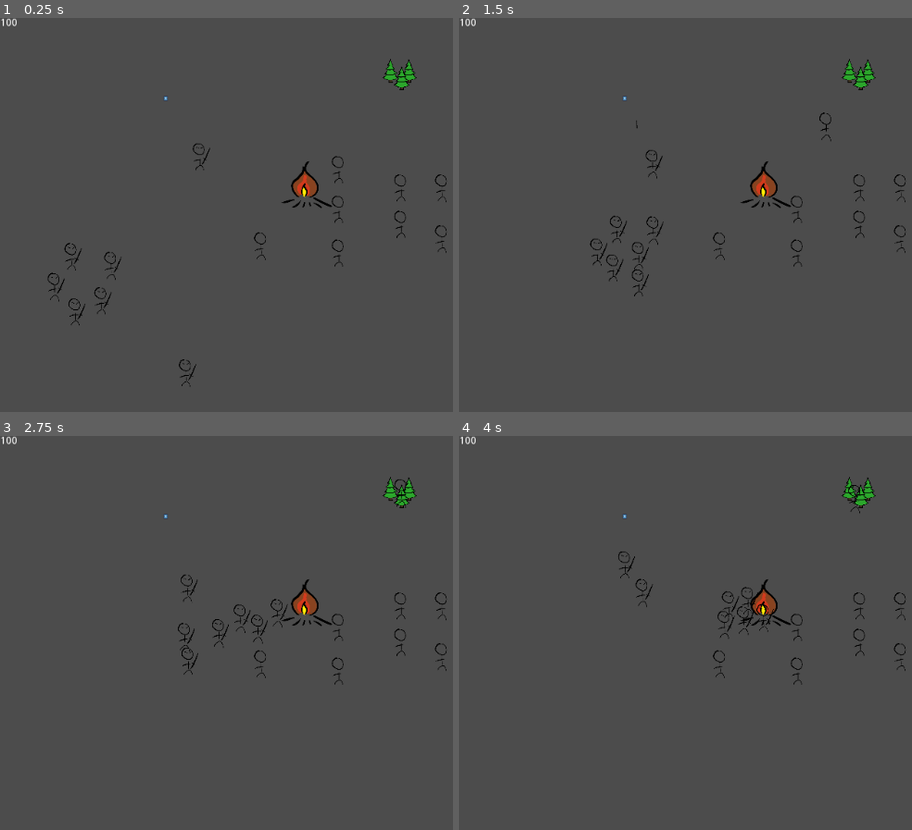
Above: before the commit, frames 1-4 (two rows, left to right).
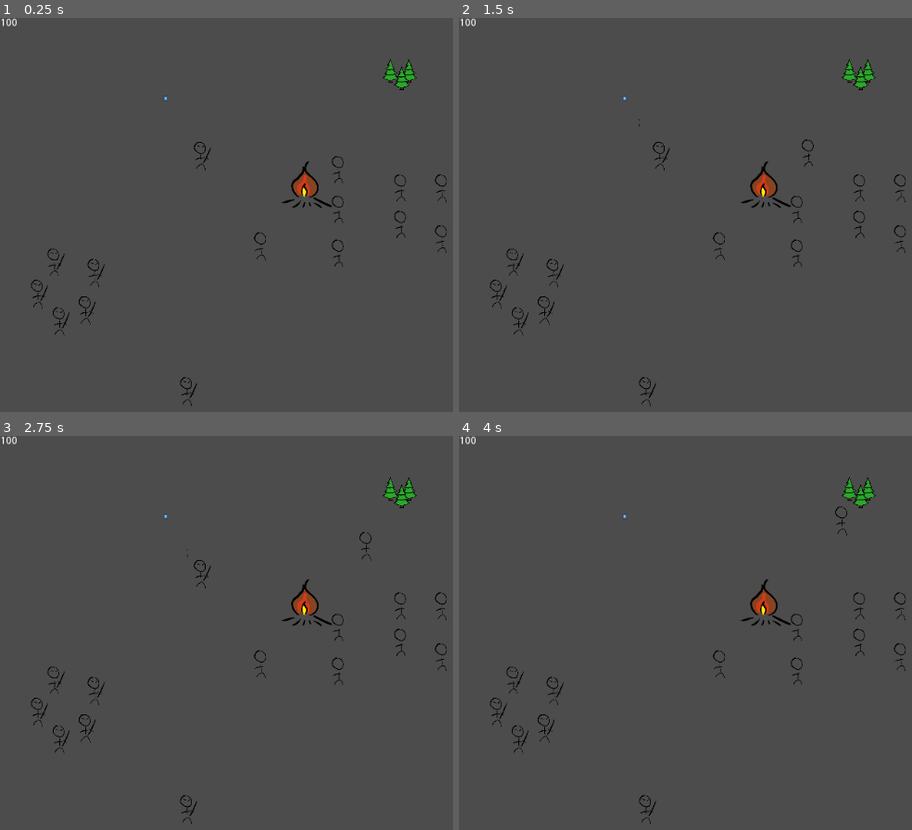
Above: after the commit, the same moments.

Repository: fedzel/pimi-tdogotit
Game: Godot game, scene res://Scenes/World.tscn
Same seed, same stepped clock (60 frames per second), same inputs: the game is played once before the commit and once after it. The engine's default icon, where the game draws it, is replaced by a stand-in: a white triangle on a blue panel in a dark square.
Inputs (mouse positions are in pixels of both pictures, inside the frame that each line leads up to):
- Up to frame 1 (0.25 s): no input
- Up to frame 2 (1.5 s): move the mouse to (857, 81) at 0.52 s; click (857, 81) at 0.67 s; move the mouse to (680, 254) at 1.27 s; click (680, 254) at 1.42 s
- Up to frame 3 (2.75 s): move the mouse to (443, 558) at 2.02 s; click (443, 558) at 2.17 s
- Up to frame 4 (4 s): move the mouse to (794, 739) at 2.77 s; click (794, 739) at 2.92 s; move the mouse to (outside the picture) at 3.52 s; click (outside the picture) at 3.67 s

The runs differ from the first frame. In frame 1, 0.7% of the frame differs, in the area x 6-47%, y 31-99%; in frame 2, 0.8%; in frame 3, 0.8%, in the area x 6-90%, y 11-99%; in frame 4, 0.7%.

Commit message:
New

Diff:
--- a/Scenes/Enemy.tscn
+++ b/Scenes/Enemy.tscn
@@ -7,7 +7,7 @@
 [sub_resource type="RectangleShape2D" id=2]
 extents = Vector2( 8.74095, 16.6911 )
 
-[node name="Enemy" instance=ExtResource( 1 )]
+[node name="Enemy" index="0" instance=ExtResource( 1 )]
 collision_mask = 3
 script = ExtResource( 2 )
 
--- a/Scenes/World.tscn
+++ b/Scenes/World.tscn
@@ -6,9 +6,15 @@
 [ext_resource path="res://Scenes/Bonfire.tscn" type="PackedScene" id=4]
 [ext_resource path="res://Scenes/Tower.tscn" type="PackedScene" id=5]
 [ext_resource path="res://Scenes/Tree.tscn" type="PackedScene" id=6]
-[ext_resource path="res://Scenes/Villager.tscn" type="PackedScene" id=7]
-[ext_resource path="res://Scenes/ExtinguisherEnemy.tscn" type="PackedScene" id=8]
-[ext_resource path="res://Scenes/SaboteurEnemy.tscn" type="PackedScene" id=9]
+[ext_resource path="res://Scripts/NavigationController.gd" type="Script" id=7]
+[ext_resource path="res://Scenes/Villager.tscn" type="PackedScene" id=8]
+[ext_resource path="res://Scenes/ExtinguisherEnemy.tscn" type="PackedScene" id=9]
+[ext_resource path="res://Scenes/SaboteurEnemy.tscn" type="PackedScene" id=10]
+
+[sub_resource type="NavigationPolygon" id=1]
+vertices = PoolVector2Array( -179.35, -179.785, 1091.62, -177.22, 1099.31, 669.236, -181.915, 670.519 )
+polygons = [ PoolIntArray( 0, 1, 2, 3 ) ]
+outlines = [ PoolVector2Array( -179.35, -179.785, 1091.62, -177.22, 1099.31, 669.236, -181.915, 670.519 ) ]
 
 [node name="Node2D" type="Node2D"]
 script = ExtResource( 1 )
@@ -29,44 +35,50 @@
 [node name="Woods" parent="." instance=ExtResource( 6 )]
 position = Vector2( 553.245, 83.0368 )
 
-[node name="Villager2" parent="." instance=ExtResource( 7 )]
+[node name="Navigation2D" type="Navigation2D" parent="."]
+script = ExtResource( 7 )
+
+[node name="Villager2" parent="Navigation2D" instance=ExtResource( 8 )]
 position = Vector2( 467.207, 214.095 )
 
-[node name="Villager" parent="." instance=ExtResource( 7 )]
+[node name="Villager" parent="Navigation2D" instance=ExtResource( 8 )]
 position = Vector2( 467.207, 269.119 )
 
-[node name="Villager3" parent="." instance=ExtResource( 7 )]
+[node name="Villager3" parent="Navigation2D" instance=ExtResource( 8 )]
 position = Vector2( 553.245, 239.695 )
 
-[node name="Villager4" parent="." instance=ExtResource( 7 )]
+[node name="Villager4" parent="Navigation2D" instance=ExtResource( 8 )]
 position = Vector2( 610, 239.695 )
 
-[node name="Villager5" parent="." instance=ExtResource( 7 )]
+[node name="Villager5" parent="Navigation2D" instance=ExtResource( 8 )]
 position = Vector2( 553.245, 290 )
 
-[node name="Villager6" parent="." instance=ExtResource( 7 )]
+[node name="Villager6" parent="Navigation2D" instance=ExtResource( 8 )]
 position = Vector2( 610, 310 )
 
-[node name="Villager7" parent="." instance=ExtResource( 7 )]
+[node name="Villager7" parent="Navigation2D" instance=ExtResource( 8 )]
 position = Vector2( 467.207, 330 )
 
-[node name="Villager8" parent="." instance=ExtResource( 7 )]
+[node name="Villager8" parent="Navigation2D" instance=ExtResource( 8 )]
 position = Vector2( 360, 320 )
 
-[node name="Extinguisher" parent="." instance=ExtResource( 8 )]
+[node name="Extinguisher" parent="Navigation2D" instance=ExtResource( 9 )]
 position = Vector2( 51.5573, 385.648 )
 
-[node name="Extinguisher2" parent="." instance=ExtResource( 8 )]
+[node name="Extinguisher2" parent="Navigation2D" instance=ExtResource( 9 )]
 position = Vector2( 81.4605, 423.801 )
 
-[node name="Extinguisher3" parent="." instance=ExtResource( 8 )]
+[node name="Extinguisher3" parent="Navigation2D" instance=ExtResource( 9 )]
 position = Vector2( 129.924, 356.776 )
 
-[node name="Extinguisher4" parent="." instance=ExtResource( 8 )]
+[node name="Extinguisher4" parent="Navigation2D" instance=ExtResource( 9 )]
 position = Vector2( 117.551, 408.334 )
 
-[node name="Extinguisher5" parent="." instance=ExtResource( 8 )]
+[node name="Extinguisher5" parent="Navigation2D" instance=ExtResource( 9 )]
 position = Vector2( 74.2425, 342.34 )
 
-[node name="Saboteur" parent="." instance=ExtResource( 9 )]
+[node name="Saboteur" parent="Navigation2D" instance=ExtResource( 10 )]
 position = Vector2( 257.786, 520.729 )
+
+[node name="NavigationPolygonInstance" type="NavigationPolygonInstance" parent="Navigation2D"]
+navpoly = SubResource( 1 )
--- a/Scripts/ExtinguisherEnemy.gd
+++ b/Scripts/ExtinguisherEnemy.gd
@@ -4,8 +4,8 @@
 var _maxHitTimer = 2
 
 func _ready():
-	self._speed = 100
-	self.target = BuildingList.bonfire.position
+	self._speed = 50
+	self.setTarget(BuildingList.bonfire.position)
 	_hitTimer = _maxHitTimer
 	pass
 
--- a/Scripts/Mob.gd
+++ b/Scripts/Mob.gd
@@ -1,47 +1,51 @@
 extends KinematicBody2D
 class_name Mob
 
-var target = Vector2(0,500)
 var _speed = 10
 
-func _physics_process(delta):
-	var pos = target - position
-	pos = pos.normalized()
-	move_and_slide(pos * _speed)
+var path := PoolVector2Array() setget set_path
+
+#func _physics_process(delta):
+#	var pos = target - position
+#	pos = pos.normalized()
+#	move_and_slide(pos * _speed)
 
 
-#var speed := 2.0
-#var path := PoolVector2Array() setget set_path
-#
-#func ready() -> void:
-#	set_process(false)
-#
-#func _process(delta : float) -> void:
-#	var move_distance := speed * delta
-#	move_along_path(move_distance)
-#	pass
-#
-#func move_along_path(distance : float) -> void:
-#	var start_point := position
-#	for i in range(path.size()):
-#		var distance_to_next  := start_point.distance_to(path[0])
-#		if distance <= distance_to_next and distance >= 0.0 and distance_to_next != 0.0:
-#			position = start_point.linear_interpolate(path[0], distance / distance_to_next)
-#			break
-#		elif distance < 0.0:
-#			position = path[0]
-#			set_process(false)
-#			break
-#		distance -= distance_to_next
-#		start_point = path[0]
-#		path.remove(0)
-#	pass
-#
-#func set_path(value : PoolVector2Array) -> void:
-#	if value.size() == 0:
-#		return
-#
-#	path = value
-#	set_process(true)
-#	pass
-#
+func ready() -> void:
+	set_process(false)
+
+func _process(delta : float) -> void:
+	var move_distance = _speed * delta
+	move_along_path(move_distance)
+
+func setTarget(target: Vector2):
+	path = get_parent().getPath(position, target)
+
+
+func move_along_path(distance : float) -> void:
+	var start_point := position
+	for i in range(path.size()):
+		var distance_to_next  := start_point.distance_to(path[0])
+		if distance <= distance_to_next and distance >= 0.0 and distance_to_next != 0.0:
+			moveTo(start_point.linear_interpolate(path[0], distance / distance_to_next))
+			break
+		elif distance < 0.0:
+			moveTo(path[0])
+			set_process(false)
+			break
+		distance -= distance_to_next
+		start_point = path[0]
+		path.remove(0)
+	pass
+
+func moveTo(pos: Vector2):
+	var moveVector = pos - position
+	move_and_slide(moveVector * _speed)
+
+func set_path(value : PoolVector2Array) -> void:
+	if value.size() == 0:
+		return
+
+	path = value
+	set_process(true)
+	pass
--- /dev/null
+++ b/Scripts/NavigationController.gd
@@ -0,0 +1,31 @@
+extends Navigation2D
+
+
+onready var NavPolyInstance = get_node("NavigationPolygonInstance")
+#onready var Cutout = get_node("Navigation2D/Cutout")
+
+
+func _ready():
+	modifyNavPoly()
+
+
+func getPath(from: Vector2, to: Vector2):
+	return self.get_simple_path(from, to)
+
+func adjustPolygonPosition(inTransform, inPolygon):
+	var outPolygon = PoolVector2Array()
+	var finalTransform = NavPolyInstance.transform.inverse() * inTransform
+
+	for vertex in inPolygon:
+		outPolygon.append(finalTransform.xform(vertex))
+
+	return outPolygon
+
+func modifyNavPoly():
+	pass
+#	THIS IS NEEDED FOR REMOVING WALKABLE AREAS WHEN IT IS IMPLEMENTED
+#	NavPolyInstance.navpoly.add_outline(adjustPolygonPosition(Cutout.transform, Cutout.polygon))
+#	NavPolyInstance.navpoly.make_polygons_from_outlines()
+#	var navPolyInstance = get_node("Navigation2D/NavigationPolygonInstance")
+#	navPolyInstance.enabled = false
+#	navPolyInstance.enabled = true
--- a/Scripts/SaboteurEnemy.gd
+++ b/Scripts/SaboteurEnemy.gd
@@ -1,18 +1,22 @@
 extends "res://Scripts/Enemy.gd"
+class_name SaboteurEnemy
 
 var _hitTimer: float
 var _maxHitTimer = 2
 
+var _target: Vector2
+
 func _ready():
-	self._speed = 100
+	self._speed = 50
 	if (BuildingList.towers.size() > 0):
-		self.target = BuildingList.towers[randi()%BuildingList.towers.size()].position
-		print(self.target)
+		var target = BuildingList.towers[randi()%BuildingList.towers.size()].position
+		self.setTarget(target)
+		_target = target
 	_hitTimer = _maxHitTimer
 	pass
 
 func _process(delta):
-	if self.position.distance_to(self.target) < Task.TASK_DISTANCE:
+	if self.position.distance_to(_target) < Task.TASK_DISTANCE:
 		_hitTimer += delta
 		if _hitTimer > _maxHitTimer:
 			_hitTimer = 0
--- a/Scripts/Tasks/WoodTask.gd
+++ b/Scripts/Tasks/WoodTask.gd
@@ -14,7 +14,7 @@
 	self.woods = woodsIn
 
 func start(mob: Mob):
-	mob.target = self.woods.position
+	mob.setTarget(self.woods.position)
 
 func perform(mob: Mob, delta: float):
 	if _goingToTree:
@@ -23,14 +23,14 @@
 			if _workTime > _maxChopTime:
 				_workTime = 0
 				_goingToTree = false
-				mob.target = bonfire.position
+				mob.setTarget(bonfire.position)
 	else:
 		if self.isAtLocation(mob, self.bonfire.position):
 			_workTime += delta
 			if _workTime > _maxUnloadTime:
 				_workTime = 0
 				_goingToTree = true
-				mob.target = self.woods.position
+				mob.setTarget(self.woods.position)
 
 func outcome(mob: Mob):
 	pass
--- a/Scripts/Villager.gd
+++ b/Scripts/Villager.gd
@@ -4,8 +4,7 @@
 var _currentTask: Task
 
 func _ready():
-	self.target = self.position
-	self._speed = 90
+	self._speed = 45
 
 func _process(delta):
 	if _currentTask == null:
--- a/project.godot
+++ b/project.godot
@@ -29,6 +29,11 @@
 "language": "GDScript",
 "path": "res://Scripts/Mob.gd"
 }, {
+"base": "KinematicBody2D",
+"class": "SaboteurEnemy",
+"language": "GDScript",
+"path": "res://Scripts/SaboteurEnemy.gd"
+}, {
 "base": "Node",
 "class": "Task",
 "language": "GDScript",
@@ -59,6 +64,7 @@
 "BuildTask": "",
 "Building": "",
 "Mob": "",
+"SaboteurEnemy": "",
 "Task": "",
 "Tower": "",
 "Villager": "",
Not shown: 1 places in Scenes/World.tscn that only renumber resources
